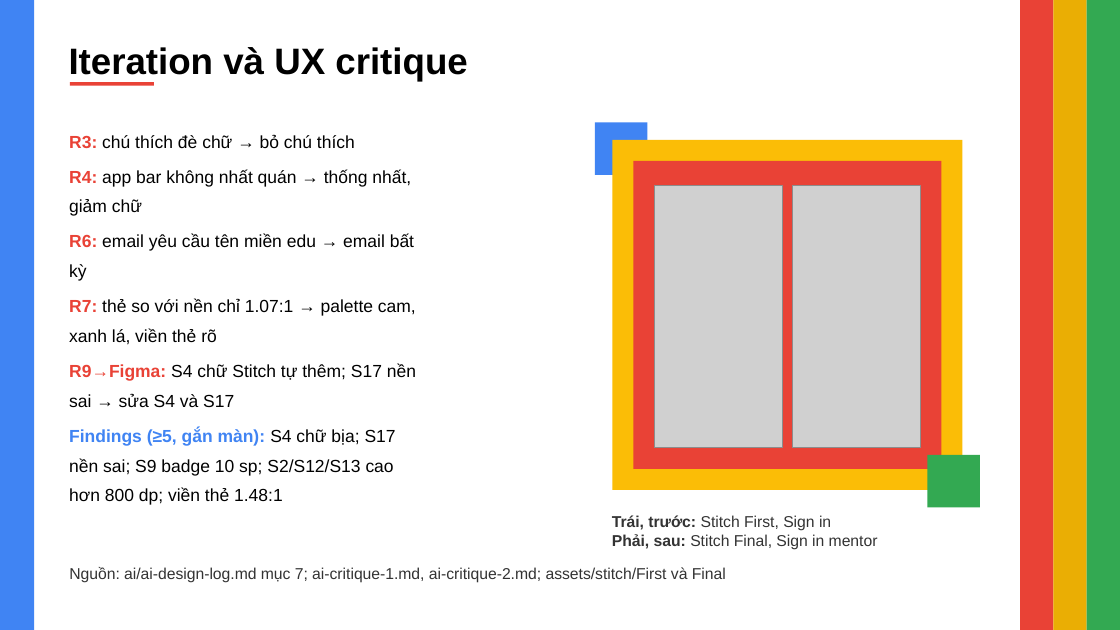
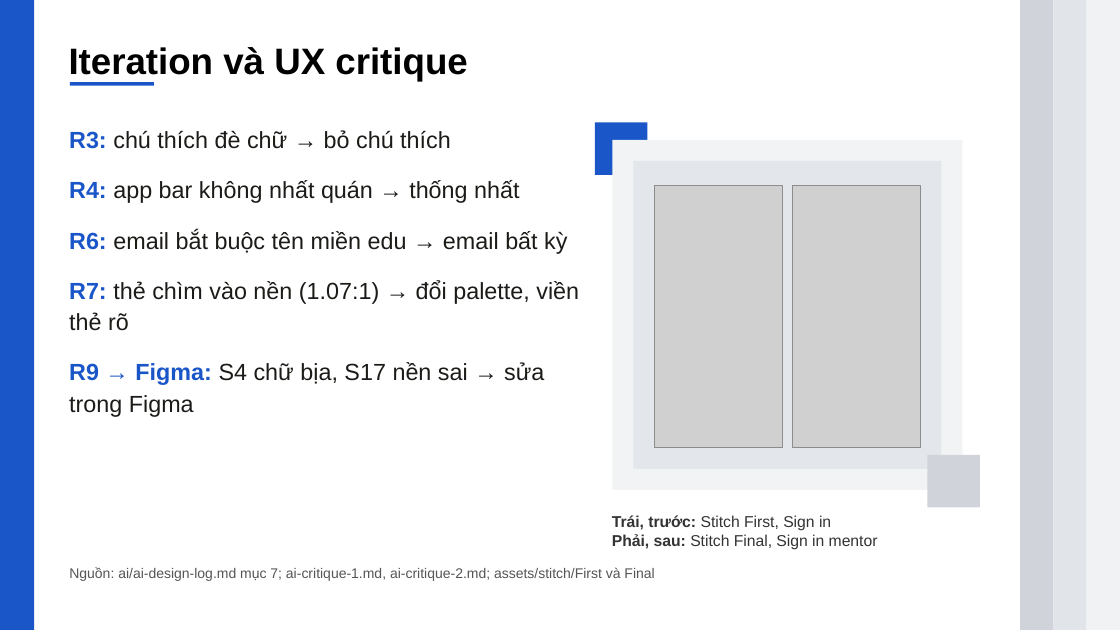
Before and after one commit to Kenn0679/prm323-lab2-group6, a slide deck: slide 6 of slides-export/prm323_lab2_group6_slides.pptx. Drawn at 1120x630 pixels with LibreOffice and Linux fonts; fonts in the diff are those of the drawing; grey boxes stand for pictures. Boxes give left, top, right and bottom in pixels: in the first picture for what was removed or moved away, otherwise in the second. Text is boxed around its words. In the diff, an @@ line names an element or a change of style, - is before the commit and + after.

```diff
--- a/slides-export/prm323_lab2_group6_slides.pptx
+++ b/slides-export/prm323_lab2_group6_slides.pptx
@@ rectangle at (0, 0, 34, 630): fill #4084F3 to #1A56C8 @@
@@ rectangle at (1021, 0, 1054, 630): fill #E94236 to #D0D4DA @@
@@ rectangle at (1054, 0, 1087, 630): fill #EAAE04 to #E1E4E8 @@
@@ rectangle at (1087, 0, 1120, 630): fill #33A952 to #F0F2F4 @@
@@ rectangle at (70, 82, 154, 86): fill #E94236 to #1A56C8 @@
@@ text at (69, 130, 451, 149): size 15 to 20 pt in "R3: chú thích đè chữ → bỏ ..."; text colour #E94236 to #1A56C8 in "R3:"; text colour #000000 to #1C1B18 in "chú thích đè chữ → bỏ chú ..."; line spacing 25.5pt to 27pt; more space between paragraphs @@
@@ rectangle at (595, 123, 647, 175): fill #4084F3 to #1A56C8 @@
@@ rectangle at (613, 140, 963, 491): fill #FBBD06 to #F1F3F4 @@
@@ rectangle at (634, 161, 942, 470): fill #E94236 to #E3E6EA @@
@@ text at (69, 180, 579, 417): text changed; size 15 to 20 pt; text colour #000000 to #1C1B18 @@
-R4: app bar không nhất quán → thống nhất, giảm chữ
-R6: email yêu cầu tên miền edu → email bất kỳ
-R7: thẻ so với nền chỉ 1.07:1 → palette cam, xanh lá, viền thẻ rõ
-R9→Figma: S4 chữ Stitch tự thêm; S17 nền sai → sửa S4 và S17
-Findings (≥5, gắn màn): S4 chữ bịa; S17 nền sai; S9 badge 10 sp; S2/S12/S13 cao hơn 800 dp; viền thẻ 1.48:1
+R4: app bar không nhất quán → thống nhất
+R6: email bắt buộc tên miền edu → email bất kỳ
+R7: thẻ chìm vào nền (1.07:1) → đổi palette, viền thẻ rõ
+R9 → Figma: S4 chữ bịa, S17 nền sai → sửa trong Figma
@@ rectangle at (928, 455, 980, 507): fill #33A952 to #D0D4DA @@
@@ text "Nguồn: ai/ai-design-log.md mục 7; ai-critique-1.md, ..." at (69, 567, 654, 581): size 13.5 to 12 pt, text colour #333333 to #555555 @@
```
Also in this commit, not shown: 11 other slides changed, 3 other files.
